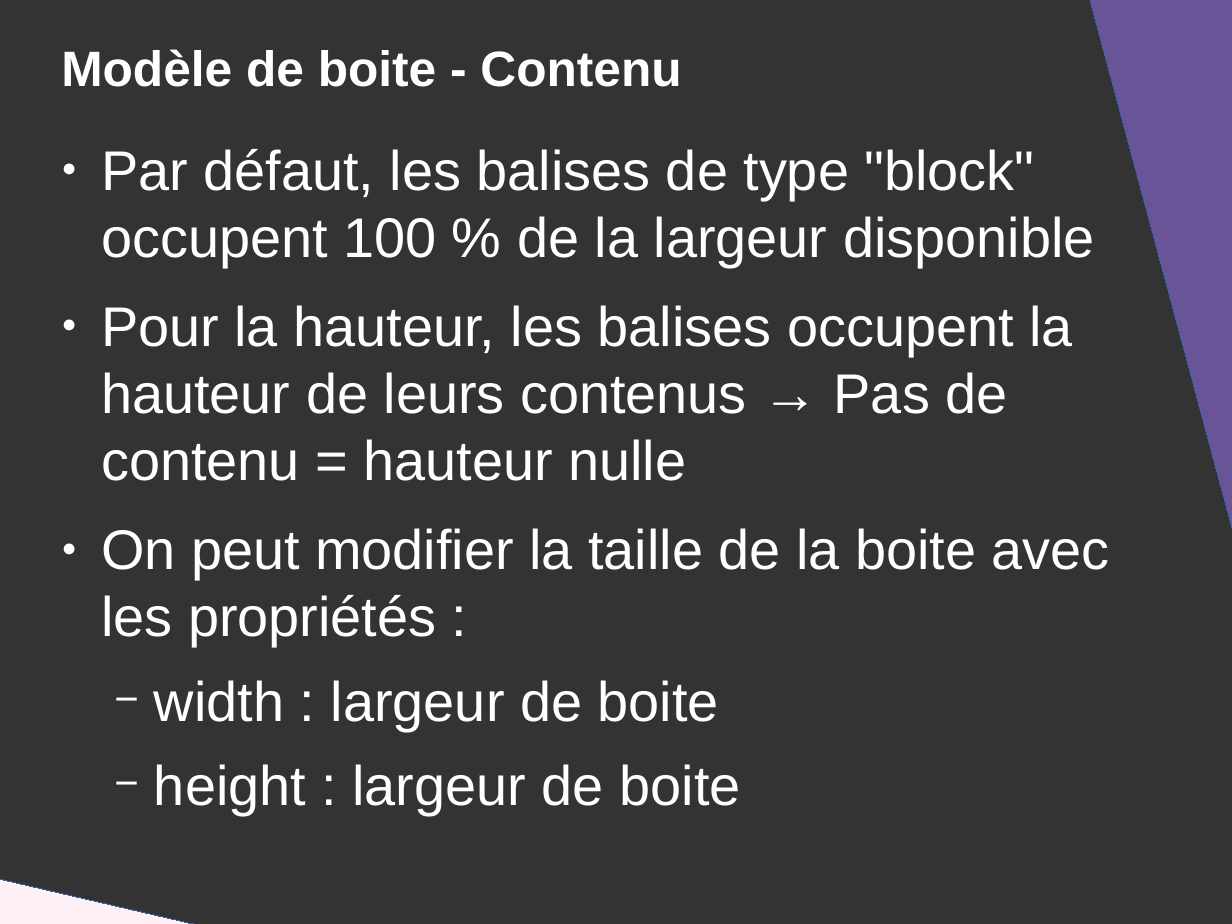
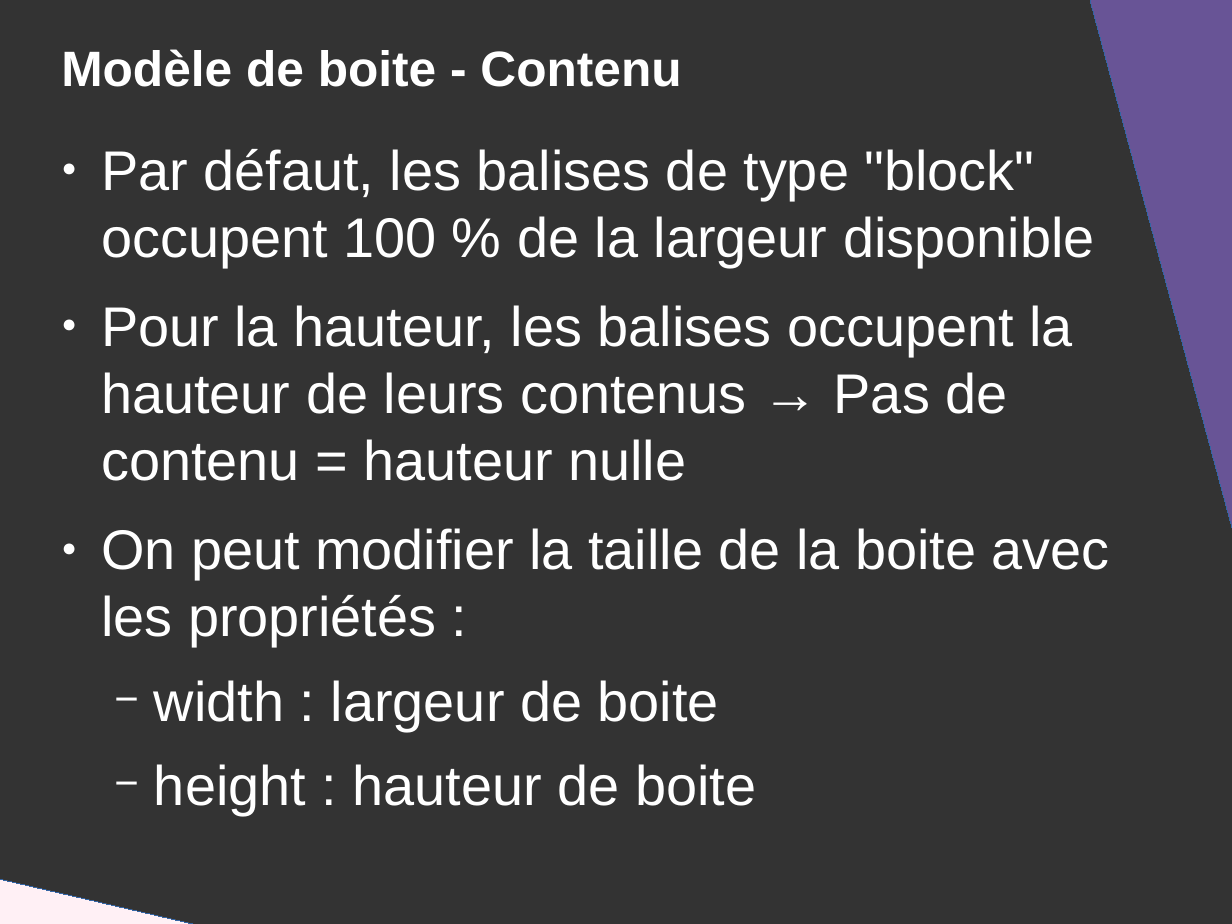
Before and after one commit to DanYellow/presentations, a slide deck: slide 20 of mmi/html/travaux-pratiques/numero-2/presentation.odp (slide 18 before the commit). Drawn at 1232x924 pixels with LibreOffice and Linux fonts; fonts in the diff are those of the drawing. Boxes give left, top, right and bottom in pixels: in the first picture for what was removed or moved away, otherwise in the second. Text is boxed around its words. In the diff, an @@ line names an element or a change of style, - is before the commit and + after.

```diff
--- a/mmi/html/travaux-pratiques/numero-2/presentation.odp
+++ b/mmi/html/travaux-pratiques/numero-2/presentation.odp
@@ text at (154,764,756,815): text changed @@
-  − height : largeur de boite
+  − height : hauteur de boite
```
Also in this commit, not shown: 5 other slides changed, 4 slides added, 7 other files.
